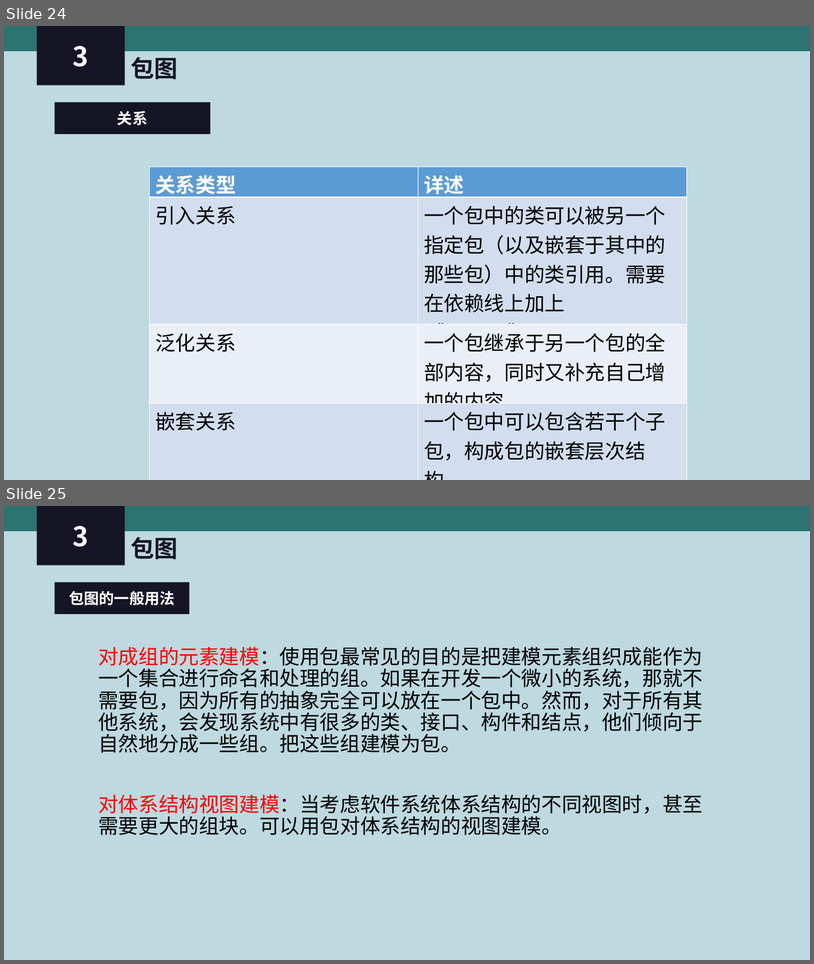
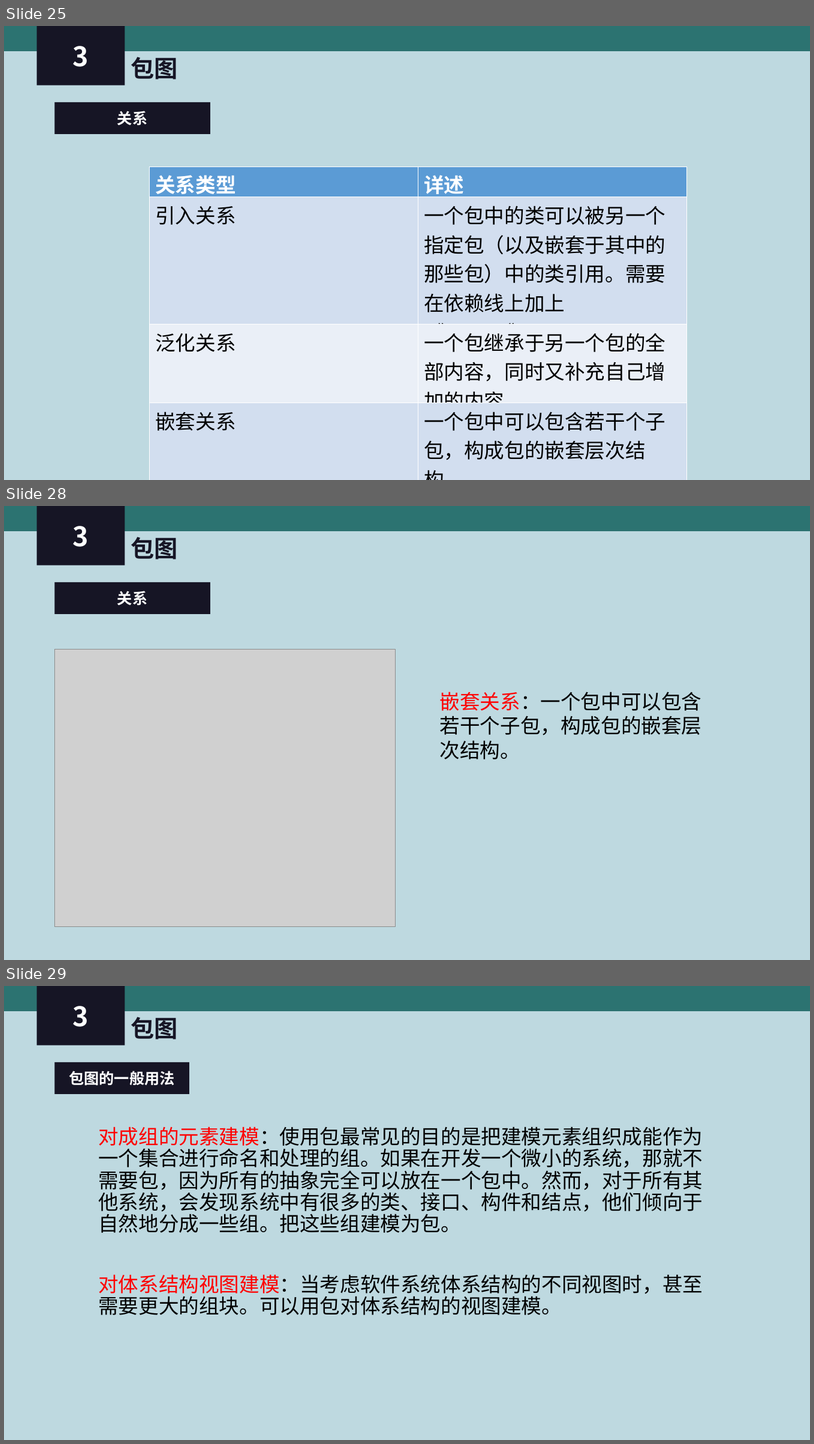
Before and after one commit to PRD-2018-G04/PRD-2018-G04, a slide deck: G04项目组/受控文档/翻转课堂PPT/PRD2018-G04-UML 基础Ⅲ.ppt. Shown one above the other, each under a label of ours: slides 24 and 25 before the commit, slides 25, 28 and 29 after it; the slides between them are not shown. The pictures are 814x964 and 814x1444 pixels, drawn with LibreOffice and Linux fonts; fonts in the diff are those of the drawing; grey boxes stand for pictures. Boxes give left, top, right and bottom in pixels: in the first picture for what was removed or moved away, otherwise in the second. Text is boxed around its words. In the diff, an @@ line names an element or a change of style, - is before the commit and + after.

```diff
--- a/G04项目组/受控文档/翻转课堂PPT/PRD2018-G04-UML 基础Ⅲ.ppt
+++ b/G04项目组/受控文档/翻转课堂PPT/PRD2018-G04-UML 基础Ⅲ.ppt
@@ slide 28 added at bbox=[4, 506, 810, 960], background #BED9E0 @@
@@ rectangle added at bbox=[4, 506, 810, 531], fill #2C7371 @@
@@ rectangle added at bbox=[36, 506, 125, 565], fill #161525, 32 pt, text #FFFFFF, bold @@
+3
@@ text added at bbox=[131, 537, 177, 559], 28 pt, text #161525, bold @@
+包图
@@ rectangle added at bbox=[55, 582, 211, 614], fill #161525, 18 pt, text #FFFFFF, bold @@
+关系
@@ picture added at bbox=[55, 649, 396, 926] @@
@@ text added at bbox=[440, 691, 702, 759], 24 pt, text #000000 @@
+嵌套关系：一个包中可以包含若干个子包，构成包的嵌套层次结构。
@@ what was slide 24 is now slide 25 @@
@@ what was slide 25 is now slide 29 @@
```
Also in this commit, not shown: 15 slides changed, 4 other slides added.
